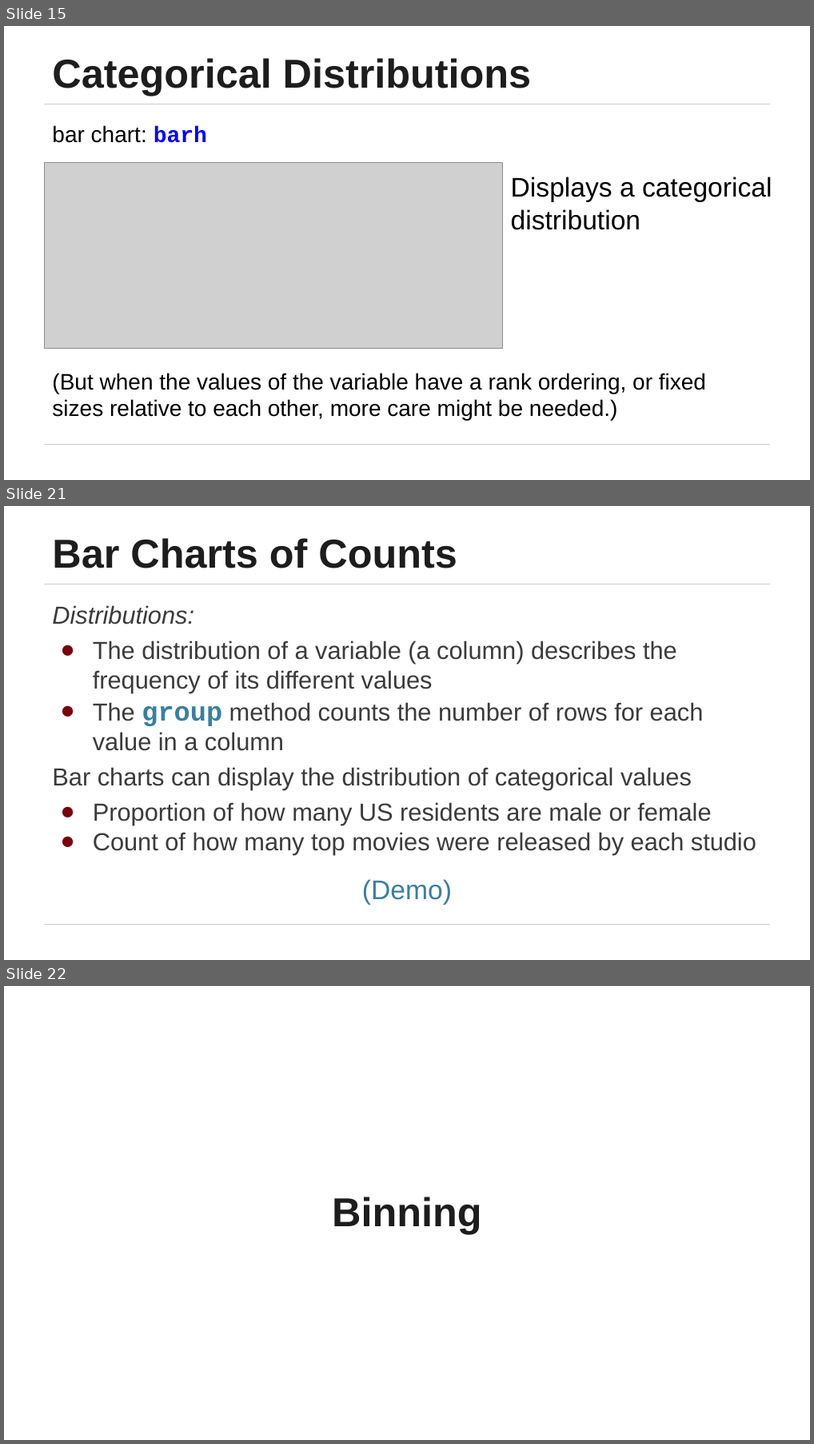
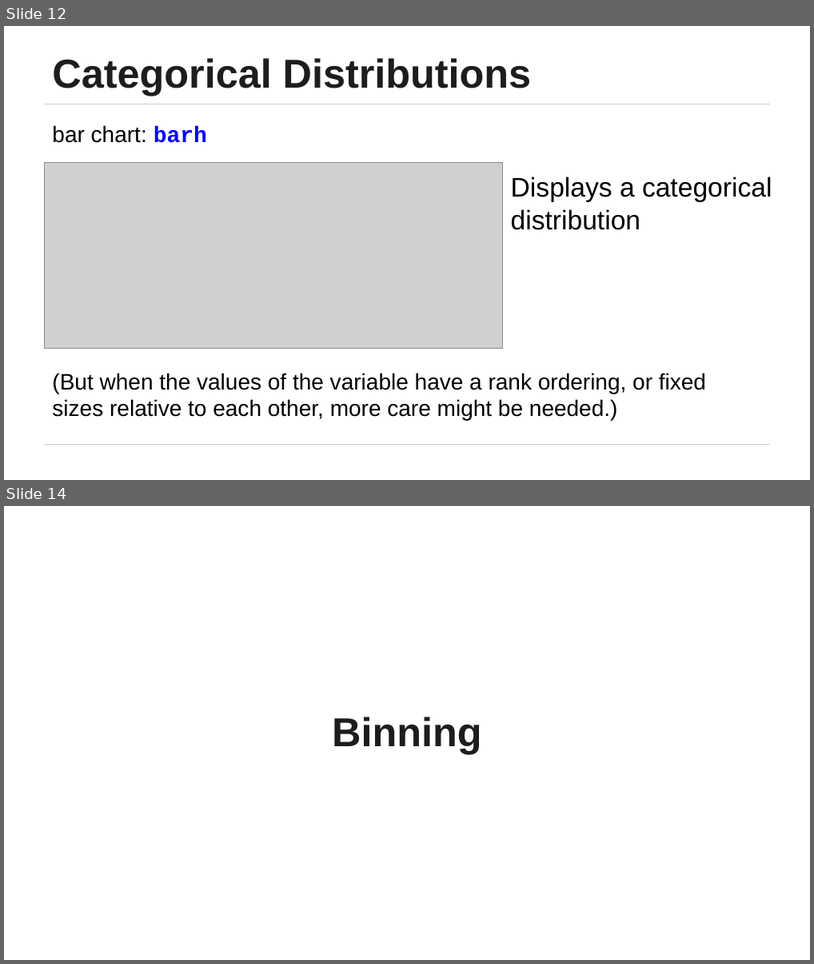
Before and after one commit to stat108ds/current-CS108, a slide deck: modules/module 3/module 3.pptx. Shown one above the other, each under a label of ours: slides 15, 21 and 22 before the commit, slides 12 and 14 after it; the slides between them are not shown. The pictures are 814x1444 and 814x964 pixels, drawn with LibreOffice and Linux fonts; fonts in the diff are those of the drawing; grey boxes stand for pictures. Boxes give left, top, right and bottom in pixels: in the first picture for what was removed or moved away, otherwise in the second. Text is boxed around its words. In the diff, an @@ line names an element or a change of style, - is before the commit and + after.

```diff
--- a/modules/module 3/module 3.pptx
+++ b/modules/module 3/module 3.pptx
@@ slide 21 removed at box(4, 506, 810, 960), background #FFFFFF; not listed: 2 template elements that a slide beside it also shows @@
@@ title removed at box(52, 538, 457, 568) @@
-Bar Charts of Counts
@@ text removed at box(52, 605, 757, 854) @@
-Distributions:
-● The distribution of a variable (a column) describes the frequency of its different values
-● The group method counts the number of rows for each value in a column
-Bar charts can display the distribution of categorical values
-● Proportion of how many US residents are male or female
-● Count of how many top movies were released by each studio
@@ text removed at box(362, 879, 452, 904) @@
-(Demo)
@@ what was slide 15 is now slide 12 @@
@@ what was slide 22 is now slide 14 @@
```
Also in this commit, not shown: 2 slides added, 9 other slides removed, 6 other files.
